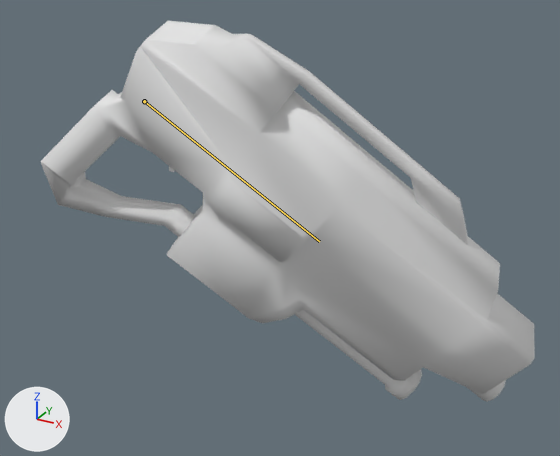
A saved change to the Blender file Tools/Models/Weapons/newblaster.blend.
The view is the same before and after, from a 50 mm lens placed at (47.5, -50.8, -2.4), pointed at (26.0, -11.7, -21.9). Arrows for +X, +Y and +Z are at lower left; the lights stay in place. Both versions are drawn at the pose saved in each file; the numbers are the values there. The bones that bend it are drawn over the model as lines.
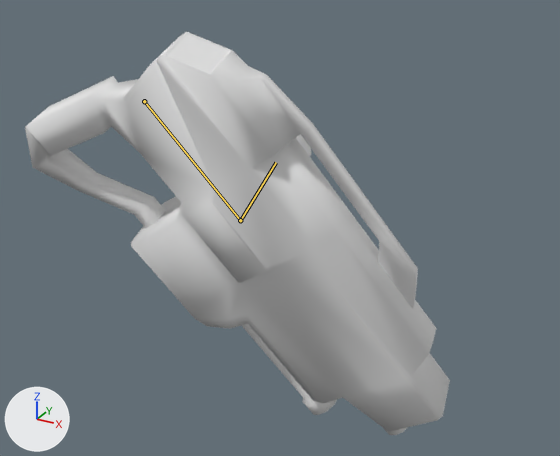
Diff of the bpy script that builds the scene:
```diff
--- a/Tools/Models/Weapons/newblaster.blend.py
+++ b/Tools/Models/Weapons/newblaster.blend.py
@@ bone_bone @@
 bone_bone = bpy.data.objects['Armature'].pose.bones['Bone']
-bone_bone.rotation_quaternion = (0.928, -0.139, 0.036, -0.344)  # degrees (-16, -2, -40)
+bone_bone.rotation_quaternion = (0.867, -0.132, 0.056, -0.476)  # degrees (-16, -2, -57)
```

Where the change shows, as pixel boxes [x1, y1, x2, y2] in the pictures (560 x 456 px):
'Cube', posed (14% narrower): before [41, 21, 535, 402]; after [25, 32, 450, 435]
'Cube.001', posed (70% taller): before [149, 22, 212, 44]; after [167, 35, 229, 73]
bone 'Bone', root to tip: before (144, 101) to (319, 241); after (144, 101) to (240, 220)
